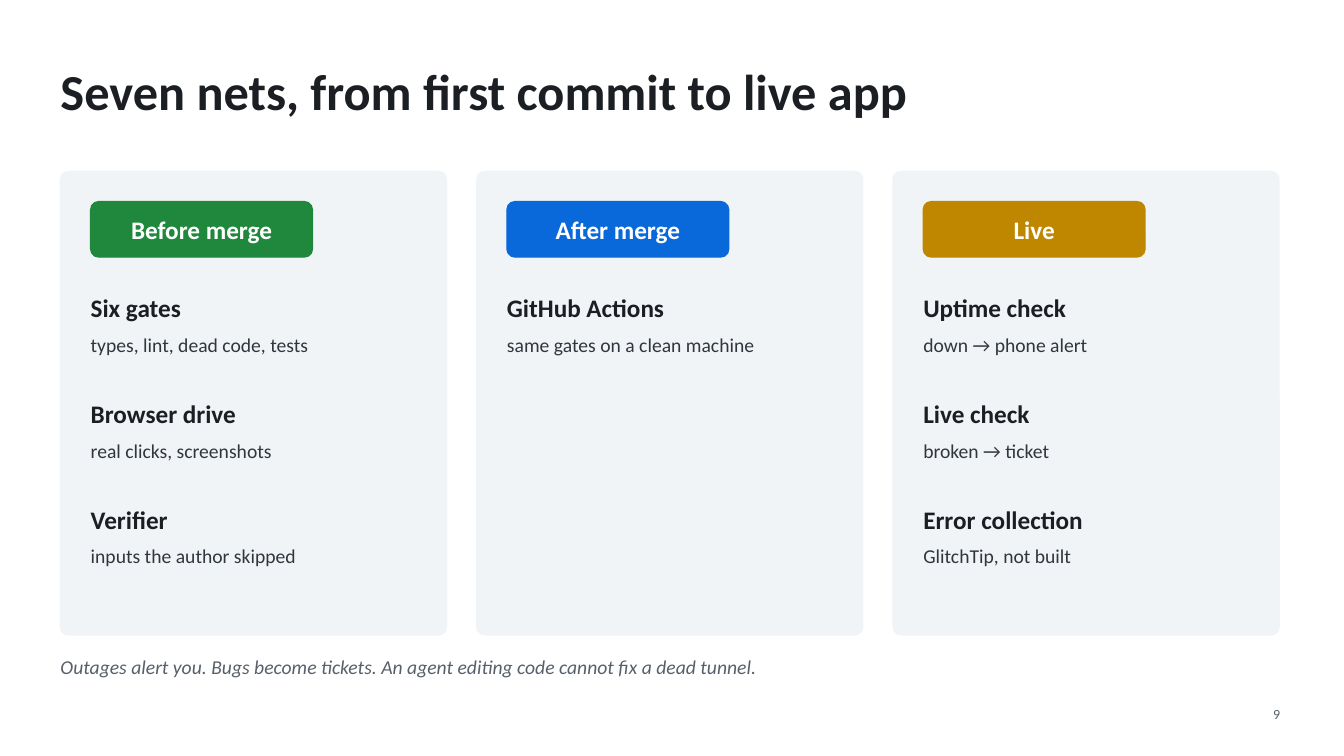
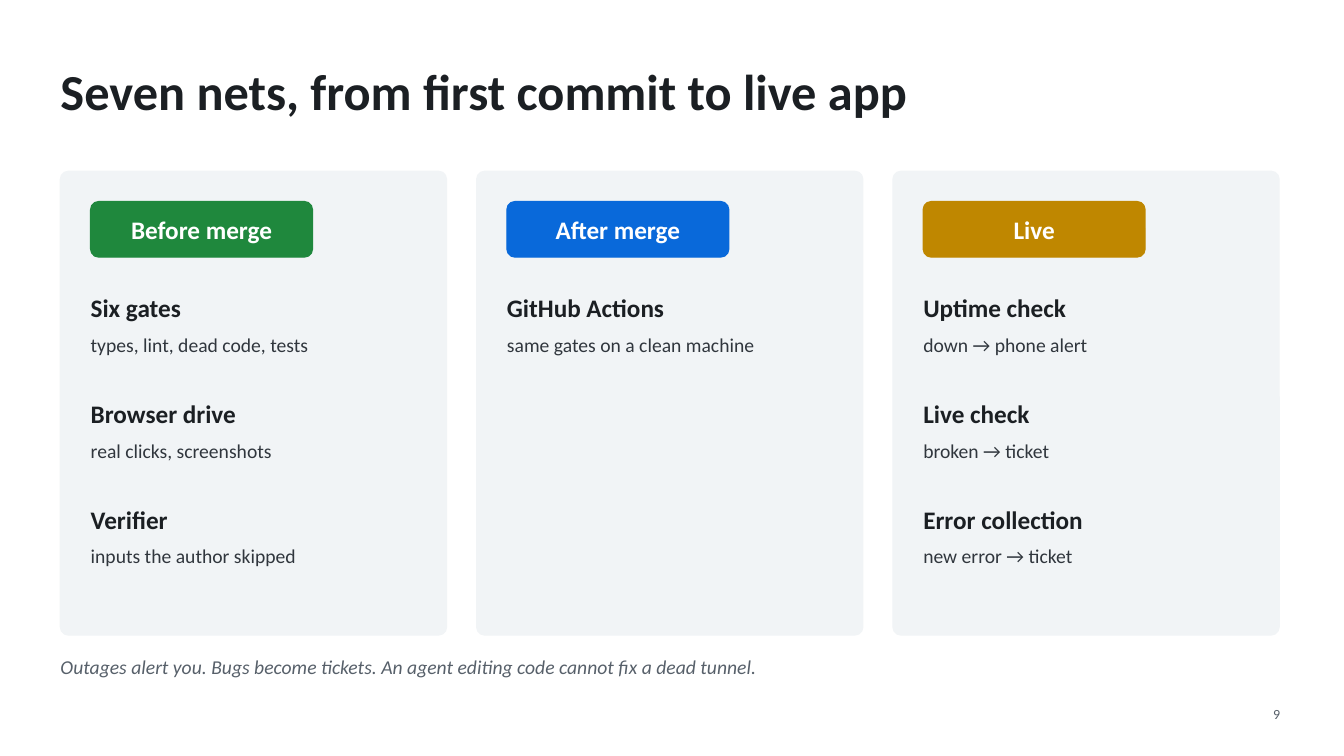
Before and after one commit to Chenophobia/Achentic, a slide deck: slide 9 of Agentic dev cycle.pptx. Drawn at 1344x756 pixels with LibreOffice and Linux fonts; fonts in the diff are those of the drawing. Boxes give left, top, right and bottom in pixels: in the first picture for what was removed or moved away, otherwise in the second. Text is boxed around its words. In the diff, an @@ line names an element or a change of style, - is before the commit and + after.

```diff
--- a/Agentic dev cycle.pptx
+++ b/Agentic dev cycle.pptx
@@ text at [923,549,1073,563]: text changed @@
-GlitchTip, not built
+new error → ticket
```
Also in this commit, not shown: 1 other slide changed, 1 other file.
